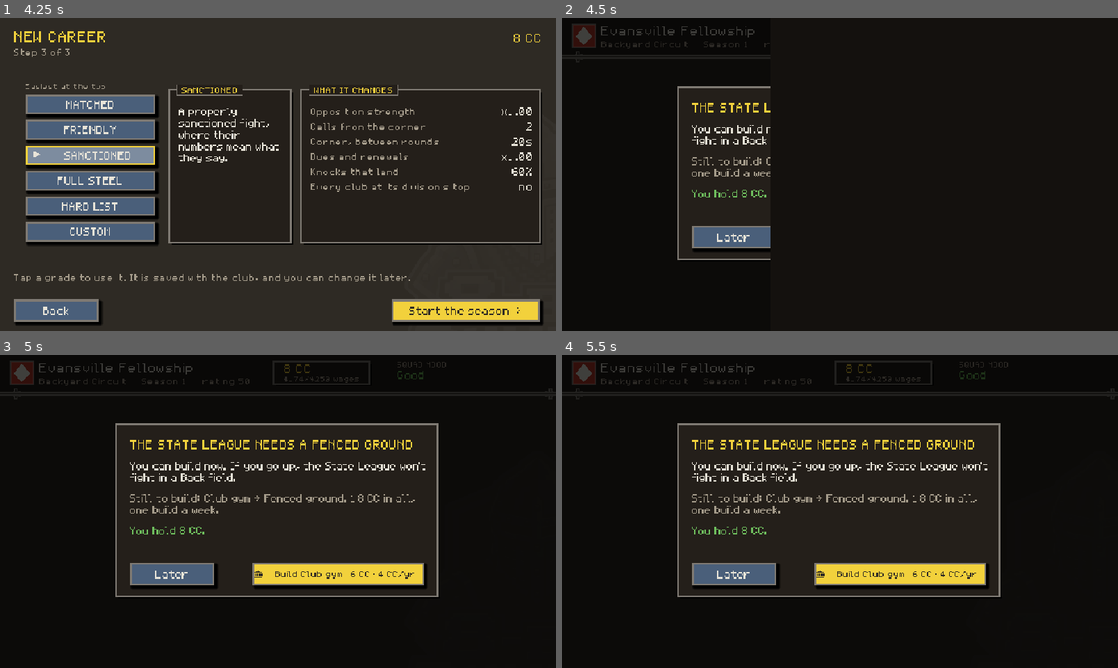
Above: before the commit, frames 1-4 (two rows, left to right).
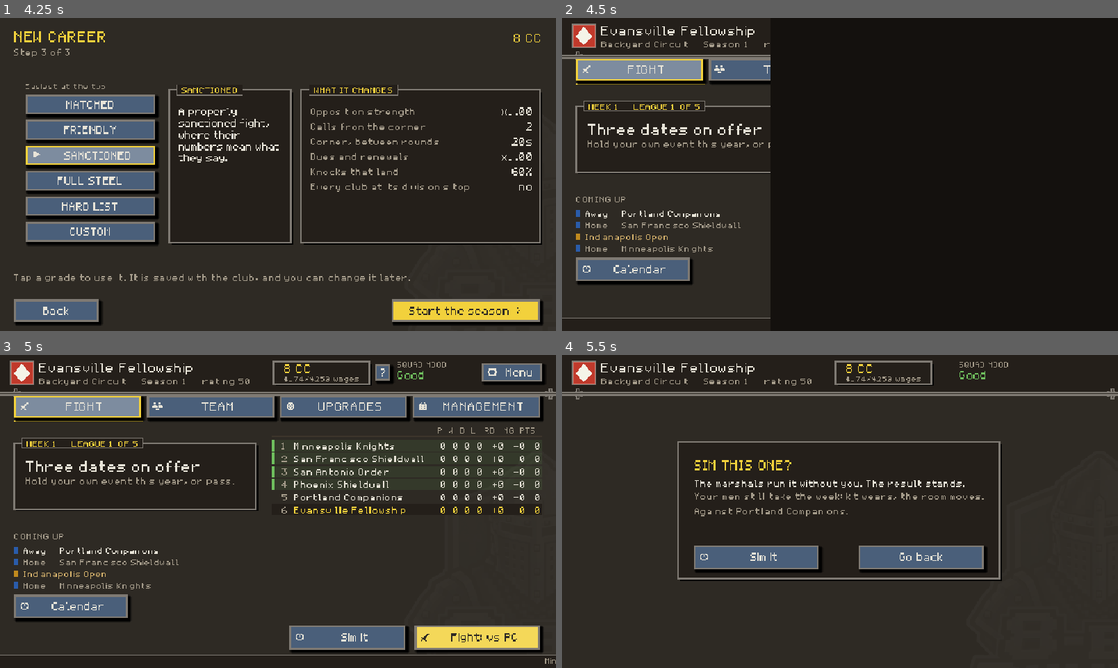
Above: after the commit, the same moments.

Repository: PeteMoe56/8bit-buhurt
Game: Godot game, scene res://scenes/Start.tscn
The game is run twice, just before and just after one commit, with the same random seed, the same clock (stepped at 60 frames per second) and the same inputs.
Inputs (mouse positions are in pixels of both pictures, inside the frame that each line leads up to):
- Up to frame 1 (4.25 s): click "Play" at 0.5 s; click "Start a club" at 1.25 s; click (72, 89) at 2.02 s; type "Alex" at 2.1 s; click (200, 89) at 2.25 s; type "Alex" at 2.33 s; click "Next: your team >" at 2.75 s; click "Next: difficulty >" at 3.5 s
- Up to frame 2 (4.5 s): click "Start the season >" at 4.25 s
- Up to frame 3 (5 s): no input
- Up to frame 4 (5.5 s): click (906, 636) at 5 s, where only the run after the commit has a clickable "Sim it"

Frame 1 is identical in both runs. In frame 2, 25% of the frame differs, in the area x 0-38%, y 0-96%; in frame 3, 68%; in frame 4, 77%, in the area x 0-100%, y 0-100%.

Commit message:
The ground card waits for week two; toolbox: apk_debug.sh builds a phone APK from a scratch copy
Co-Authored-By: Claude Opus 5.5 <noreply@anthropic.com>
Claude-Session: https://claude.ai/code/session_01PvoGJDmZvsa8VzcYhFpLtv

Diff:
--- a/scripts/league/season_desk.gd
+++ b/scripts/league/season_desk.gd
@@ -246,6 +246,10 @@
 	if not ask.is_empty():
 		return ask
 	if s.ground_warned == s.world.season or s.season_complete() or s.blocked_by() != "":
+		return {}
+	## FROM THE SECOND WEEK: a card on the very first look at the hub, before a
+	## first-timer has seen a fight, is a card about a thing he has no reason to want.
+	if int(s.world.days_played.get(s.world.player_tier(), 0)) < 1:
 		return {}
 	var gap := ground_gap(s)
 	if gap.is_empty():
Not shown, added: tools/apk_debug.sh
